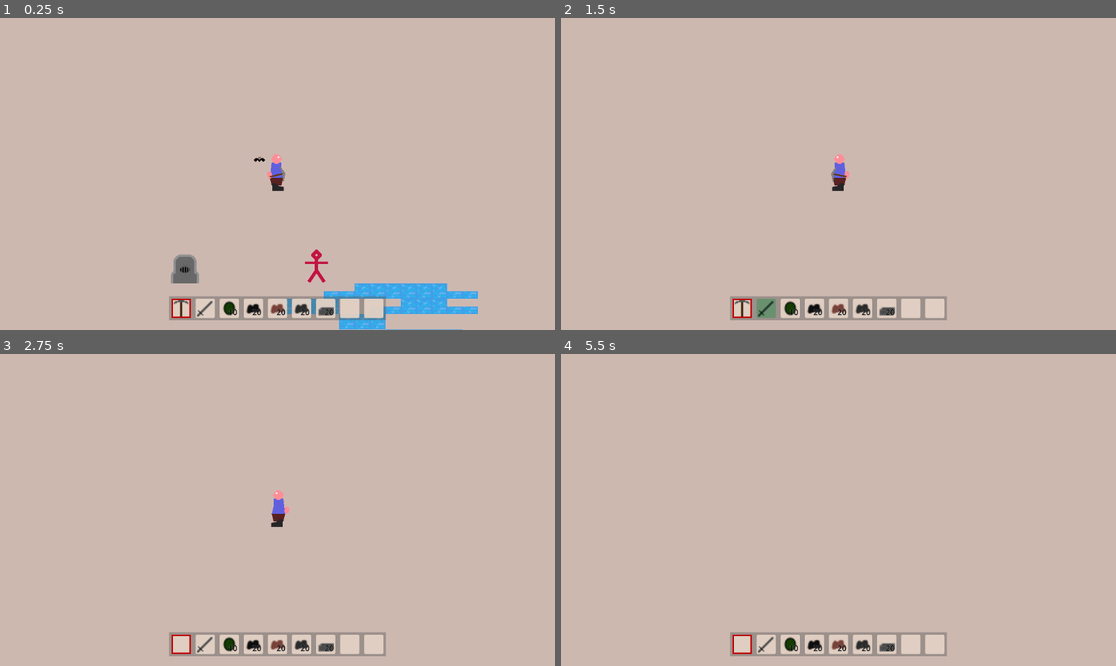
Above: before the commit, frames 1-4 (two rows, left to right).
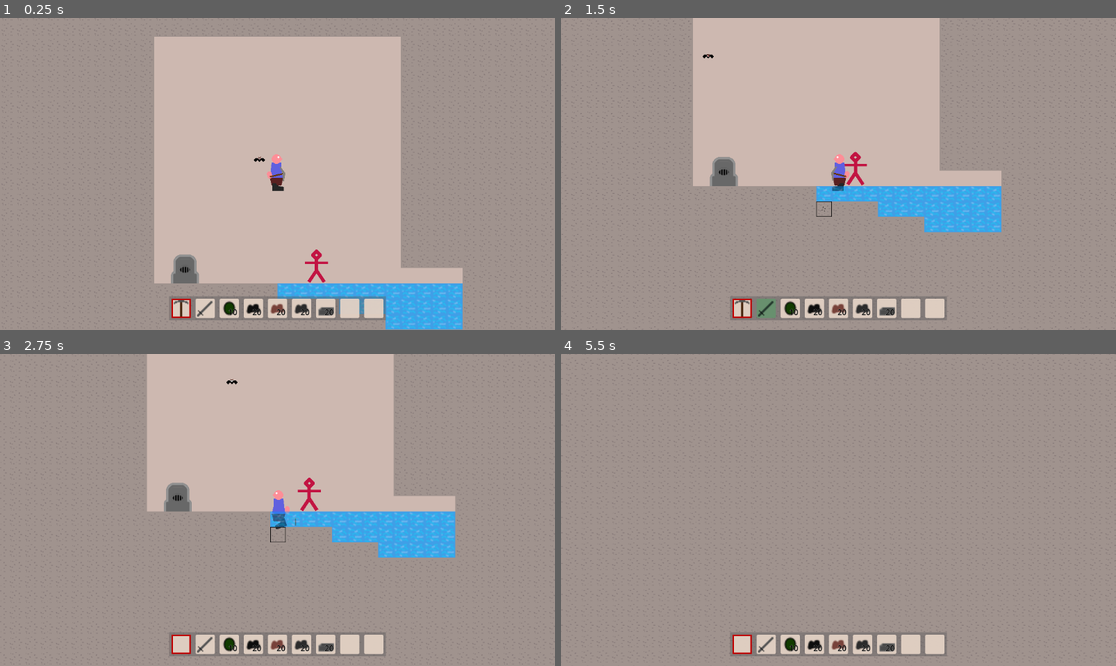
Above: after the commit, the same moments.

Repository: Griiimon/2D-Mining-Sandbox
Game: Godot game, scene res://game/test_game.tscn
The game is run twice, just before and just after one commit, with the same random seed, the same clock (stepped at 60 frames per second) and the same inputs. This scene is started directly instead of the project's main scene. The engine's default icon, where the game draws it, is replaced by a stand-in: a white triangle on a blue panel in a dark square.
Inputs (mouse positions are in pixels of both pictures, inside the frame that each line leads up to):
- Up to frame 1 (0.25 s): no input
- Up to frame 2 (1.5 s): tap Enter at 0.5 s; move the mouse to (744, 308) at 0.52 s; hold D (right) from 0.53 s (still down); click (744, 308) at 0.6 s; tap Up (jump) at 0.77 s; move the mouse to (766, 308) at 1.27 s; tap F (change_block_state) at 1.35 s; click (766, 308) at 1.42 s
- Up to frame 3 (2.75 s): tap Up (jump) at 1.52 s; move the mouse to (227, 644) at 2.02 s; release D (right) at 2.03 s; hold A (left) from 2.03 s (still down); tap X (drop_item) at 2.1 s; click (227, 644) at 2.17 s
- Up to frame 4 (5.5 s): move the mouse to (816, 644) at 2.77 s; tap E (next_hotbar_item) at 2.85 s; click (816, 644) at 2.92 s; tap Up (jump) at 3.02, 3.77, 4.52 s; move the mouse to (838, 644) at 3.52 s; tap Q (previous_hotbar_item) at 3.6 s; click (838, 644) at 3.67 s; move the mouse to (860, 644) at 4.27 s; release A (left) at 4.28 s; hold D (right) from 4.28 s (still down); tap K (toggle_free_cam) at 4.35 s; click (860, 644) at 4.42 s; move the mouse to (888, 644) at 5.02 s; tap 1 at 5.1 s; click (888, 644) at 5.17 s

The runs differ from the first frame. In frame 1, 61% of the frame differs, in the area x 0-100%, y 0-100%; in frame 2, 74%; in frame 3, 76%; in frame 4, 98%.
Error before the commit: Assertion failed. (res://game/world/chunks/world_chunk.gd:69)

Commit message:
Update stone_only.tres

Diff:
--- a/game/world/terrain generator/generators/stone_only.tres
+++ b/game/world/terrain generator/generators/stone_only.tres
@@ -15,7 +15,7 @@
 min_height = -100
 max_height = 1024
 distribution = SubResource("Resource_xsb8v")
-ignore_height = false
+ignore_height = true
 
 [resource]
 script = ExtResource("1_7ufax")
